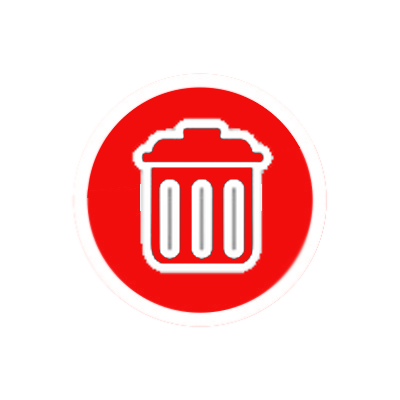
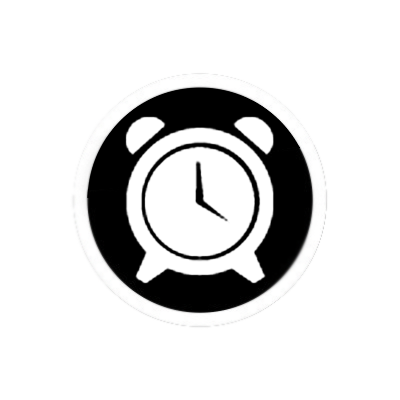
Layered file, before and after one edit (400x400). Changes by layer:
added layer "Warstwa 6" above "Warstwa 2 kopia 2" over [125, 116, 274, 284]
showed "Warstwa 2 kopia 2" over [71, 73, 328, 328]
hid "Warstwa 5 kopia" over [131, 117, 275, 275]
hid "Warstwa 2 kopia 3" over [71, 73, 328, 328]
